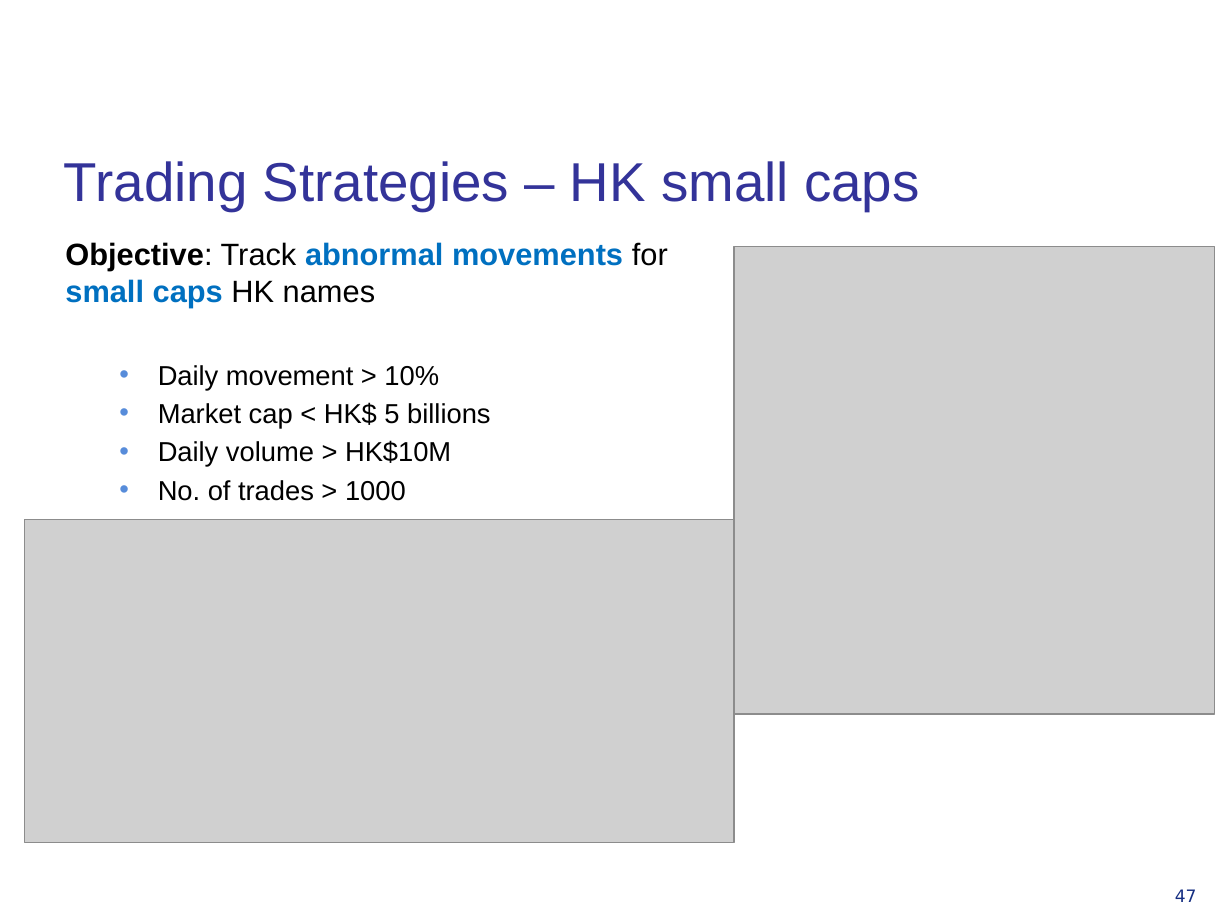
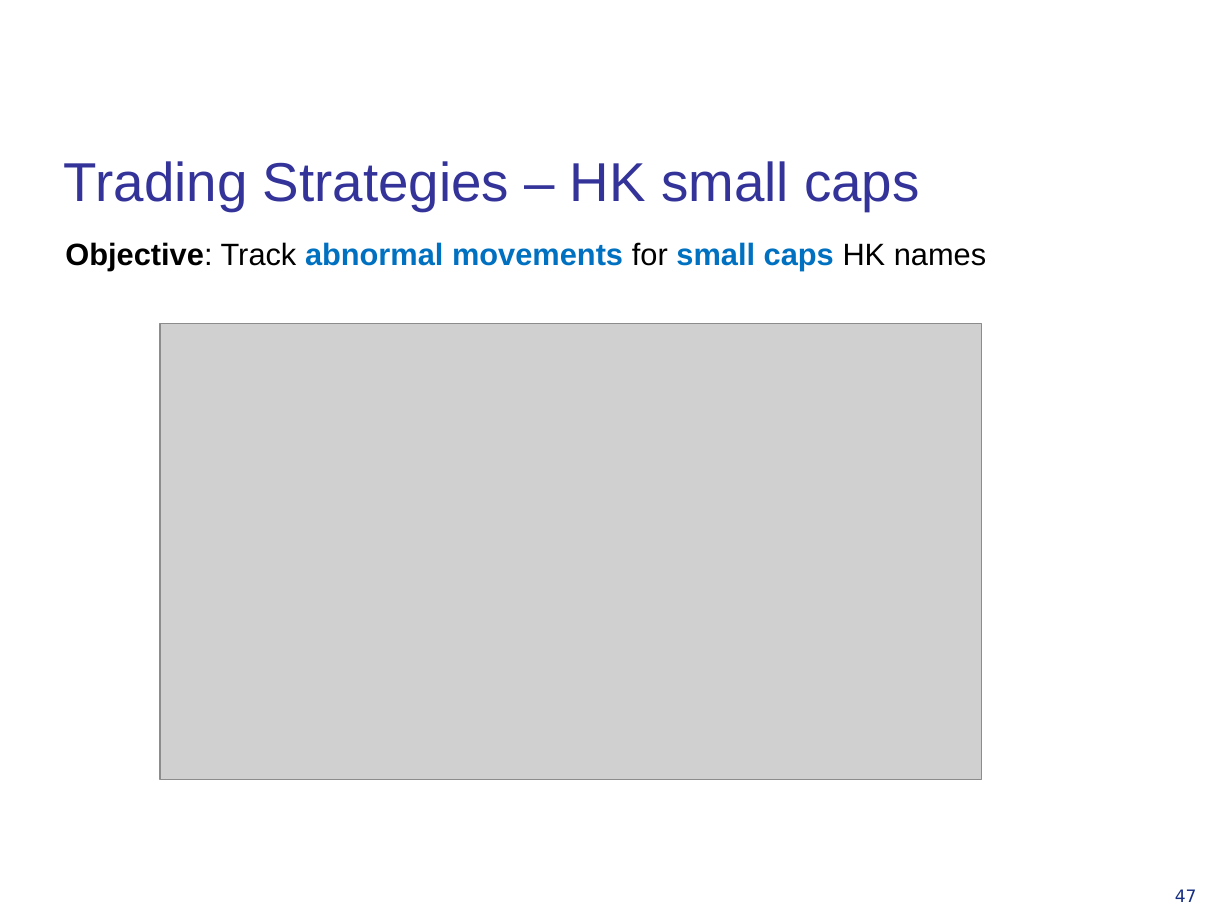
Before and after one commit to DaegL/space, a slide deck: slide 47 of data/class3.pptx. Drawn at 1232x924 pixels with LibreOffice and Linux fonts; fonts in the diff are those of the drawing; grey boxes stand for pictures; background and template pictures are left out. Boxes give left, top, right and bottom in pixels: in the first picture for what was removed or moved away, otherwise in the second. Text is boxed around its words. In the diff, an @@ line names an element or a change of style, - is before the commit and + after.

```diff
--- a/data/class3.pptx
+++ b/data/class3.pptx
@@ picture removed at (x1=734, y1=246, x2=1215, y2=715) @@
@@ picture added at (x1=160, y1=324, x2=982, y2=780) @@
@@ text at (x1=158, y1=365, x2=490, y2=501): paragraphs removed @@
-  • Daily movement > 10%
-  • Market cap < HK$ 5 billions
-  • Daily volume > HK$10M
-  • No. of trades > 1000
@@ picture removed at (x1=25, y1=520, x2=734, y2=843) @@
```
Also in this commit, not shown: 1 slide added.
